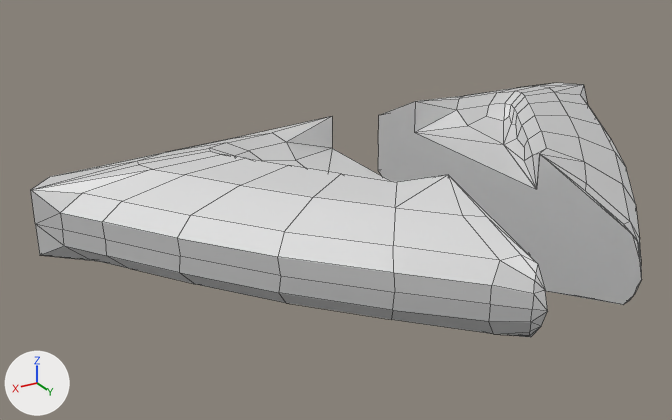
A saved change to the FBX model Assets/Custom Assets/Models/wall/wallframeS.fbx.
One viewpoint serves both versions: a 50 mm camera at (1.337, 3.042, 7.858) aimed at (0.236, 1.206, 6.94). The lights are fixed; the arrows at lower left show +X, +Y and +Z. Mesh edges are drawn as thin lines.

The first picture shows 'middle3'.
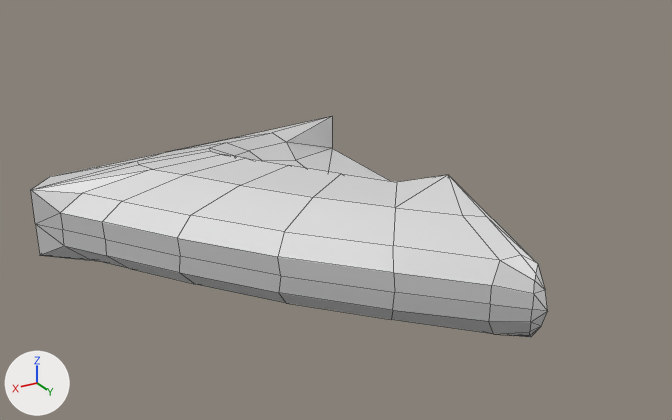
The newer file is also turned or shifted as a whole; pictures and numbers use the older file's frame.

Changed parts and their boxes [x1, y1, x2, y2] in the pictures (672 x 420 px):
'middle3', reshaped (15% narrower, 13% shorter): before [31, 83, 642, 337]; after [31, 116, 548, 337]
part 1 of me_middle3, deleted: before [378, 83, 642, 305]

The change, as a diff of the scene's bpy script:
```diff
--- a/Assets/Custom Assets/Models/wall/wallframeS.fbx.py
+++ b/Assets/Custom Assets/Models/wall/wallframeS.fbx.py
@@ me_middle3 @@
 me_middle3.from_pydata(...)  # 286 vertices, 338 faces; spans x -0.9..0.9, y 0.84..1.86, z 6.76..7.12
 # used by ob_middle3; location = (0.0, 0.0, 0.0)
+# me_middle3 part 1: the loose piece of 143 vertices spanning x -0.9..-0.13, y 0.84..1.86, z 6.76..7.12 is deleted
 me_middle3.materials.append(mat_wallfirst)
```
